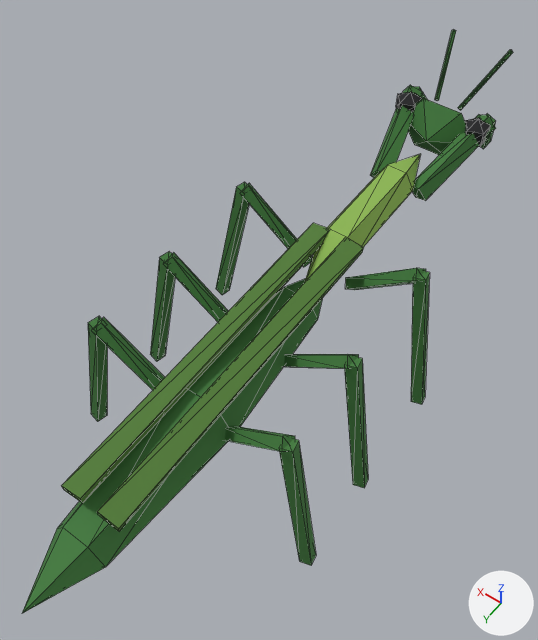
Before and after pictures for a commit that changed the glTF model site/models/GN_Mantis_01.glb.
Camera for both pictures: a 50 mm camera at (-0.0212, 0.0327, 0.0578) aimed at (0.0013, 0.0012, 0.0082). Lighting does not change. The marker at lower right points along +X, +Y and +Z. The picture after the commit comes second. Mesh edges are drawn as thin lines. Vertices at exactly the same position are counted once.

The scene before the commit, as lines of its bpy script (objects in view):
```python
me_gn_mantis_01 = bpy.data.meshes.new('GN_Mantis_01')
me_gn_mantis_01.from_pydata(...)  # 272 vertices, 444 faces; spans x -0.0118..0.0118, y -0.0321..0.03, z -0.0001..0.0182
me_gn_mantis_01.materials.append(mat_globalpalette)  # picture img_globalpalette
ob_gn_mantis_01 = bpy.data.objects.new('GN_Mantis_01', me_gn_mantis_01)
ob_gn_mantis_01.location = (0.0, 0.0, 0.0)
```
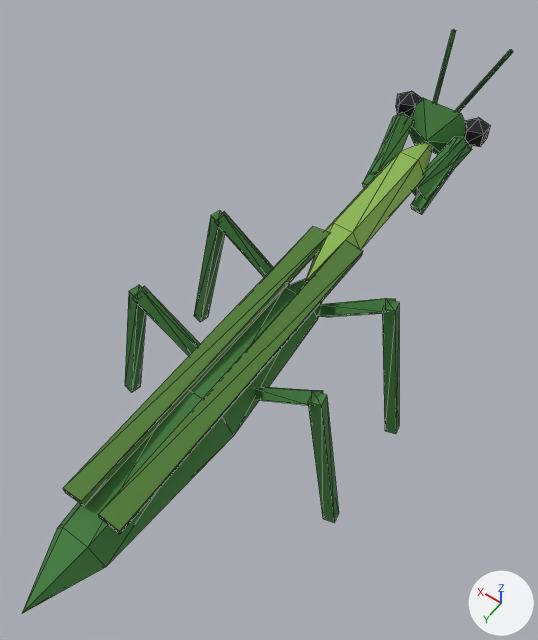
Boxes [x1, y1, x2, y2] around the edits, measured in the pictures (538 x 640 px; the box of a moved part takes in the faces that stretch with it):
```json
{"part": 1, "of": "me_gn_mantis_01", "change": "moved or reshaped", "before": [150, 251, 175, 361], "after": [194, 211, 225, 322]}
{"part": 2, "of": "me_gn_mantis_01", "change": "deleted", "before": [163, 253, 228, 322], "on screen": "green"}
{"part": 3, "of": "me_gn_mantis_01", "change": "deleted", "before": [279, 439, 316, 566], "on screen": "green"}
{"part": 4, "of": "me_gn_mantis_01", "change": "deleted", "before": [91, 317, 165, 390], "on screen": "green"}
{"part": 5, "of": "me_gn_mantis_01", "change": "deleted", "before": [88, 316, 107, 421], "on screen": "green"}
{"part": 6, "of": "me_gn_mantis_01", "change": "moved or reshaped", "before": [61, 38, 507, 531], "after": [63, 38, 507, 534]}
```

The change, as JSON lines over the scene's bpy script:
```json
{"block": "me_gn_mantis_01", "where": "# used by ob_gn_mantis_01; location = (0.0, 0.0, 0.0)"}
{"op": "remove", "block": "me_gn_mantis_01", "code": "me_gn_mantis_01.from_pydata(...)  # 272 vertices, 444 faces; spans x -0.0118..0.0118, y -0.0321..0.03, z -0.0001..0.0182"}
{"op": "add", "block": "me_gn_mantis_01", "code": "me_gn_mantis_01.from_pydata(...)  # 240 vertices, 396 faces; spans x -0.0114..0.0114, y -0.0321..0.03, z -0.0001..0.0182"}
{"block": "me_gn_mantis_01", "change": "me_gn_mantis_01 part 1: the loose piece of 8 vertices spanning x 0.0079..0.0118, y 0.0042..0.0061, z -0.0001..0.0146 is moved by (-0.0004, -0.006, 0.0)"}
{"block": "me_gn_mantis_01", "change": "me_gn_mantis_01 part 2: the loose piece of 8 vertices spanning x 0.0017..0.009, y 0.0033..0.0055, z 0.008..0.015 is deleted"}
{"block": "me_gn_mantis_01", "change": "me_gn_mantis_01 part 3: the loose piece of 8 vertices spanning x -0.0118..-0.0079, y 0.0122..0.0141, z -0.0001..0.0146 is deleted"}
{"block": "me_gn_mantis_01", "change": "me_gn_mantis_01 part 4: the loose piece of 8 vertices spanning x 0.0017..0.009, y 0.0113..0.0135, z 0.008..0.015 is deleted"}
{"block": "me_gn_mantis_01", "change": "me_gn_mantis_01 part 5: the loose piece of 8 vertices spanning x 0.0079..0.0118, y 0.0122..0.0141, z -0.0001..0.0146 is deleted"}
{"block": "me_gn_mantis_01", "change": "me_gn_mantis_01 part 6"}
{"block": "me_gn_mantis_01", "change": "4 vertices are removed from x -0.009..-0.008, y 0.012..0.0135, z 0.014..0.015"}
{"block": "me_gn_mantis_01", "change": "10 faces are deleted"}
{"block": "me_gn_mantis_01", "change": "32 vertices in x -0.0118..-0.0017, y -0.0067..0.0061, z -0.0001..0.015 move by (0.0004, 0.004, 0.0)"}
{"block": "me_gn_mantis_01", "change": "16 vertices in x -0.0025..0.0025, y -0.007..0.023, z 0.0118..0.0126 move by (0.0, 0.0, -0.0004)"}
{"block": "me_gn_mantis_01", "change": "16 vertices in x 0.0017..0.0118, y -0.0067..-0.0039, z -0.0001..0.015 move by (-0.0004, 0.014, 0.0)"}
{"block": "me_gn_mantis_01", "change": "6 vertices in x 0.0, y -0.022, z 0.011 move by (0.0, -0.003, 0.0)"}
{"block": "me_gn_mantis_01", "change": "6 vertices in x -0.0019..0.0019, y -0.017, z 0.0094..0.0126 move by (0.0, -0.0023, 0.0)"}
{"block": "me_gn_mantis_01", "change": "6 vertices in x -0.0019..0.0019, y -0.007, z 0.0094..0.0126 move by (0.0, -0.0008, 0.0)"}
{"block": "me_gn_mantis_01", "change": "44 vertices move from x -0.005..0.005, y -0.0315..0.0127, z 0.0076..0.0144 to x -0.0042..0.0042, y -0.0256..-0.0013, z 0.008..0.0137"}
{"block": "me_gn_mantis_01", "change": "4 vertices are added at (0.0081, -0.0005, 0.0144), (0.0076, -0.0012, 0.015), (0.0086, -0.0013, 0.014), (0.0081, -0.002, 0.0146)"}
{"block": "me_gn_mantis_01", "change": "10 new faces join them"}
```
